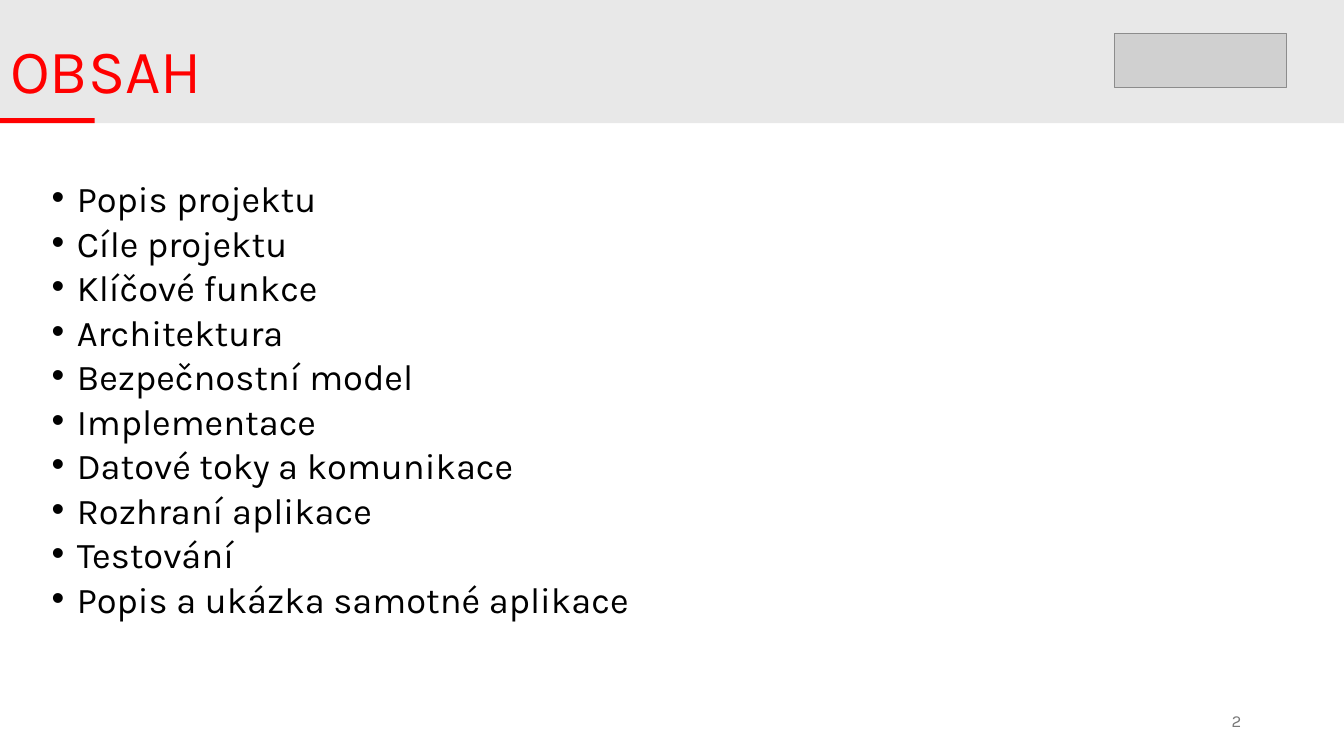
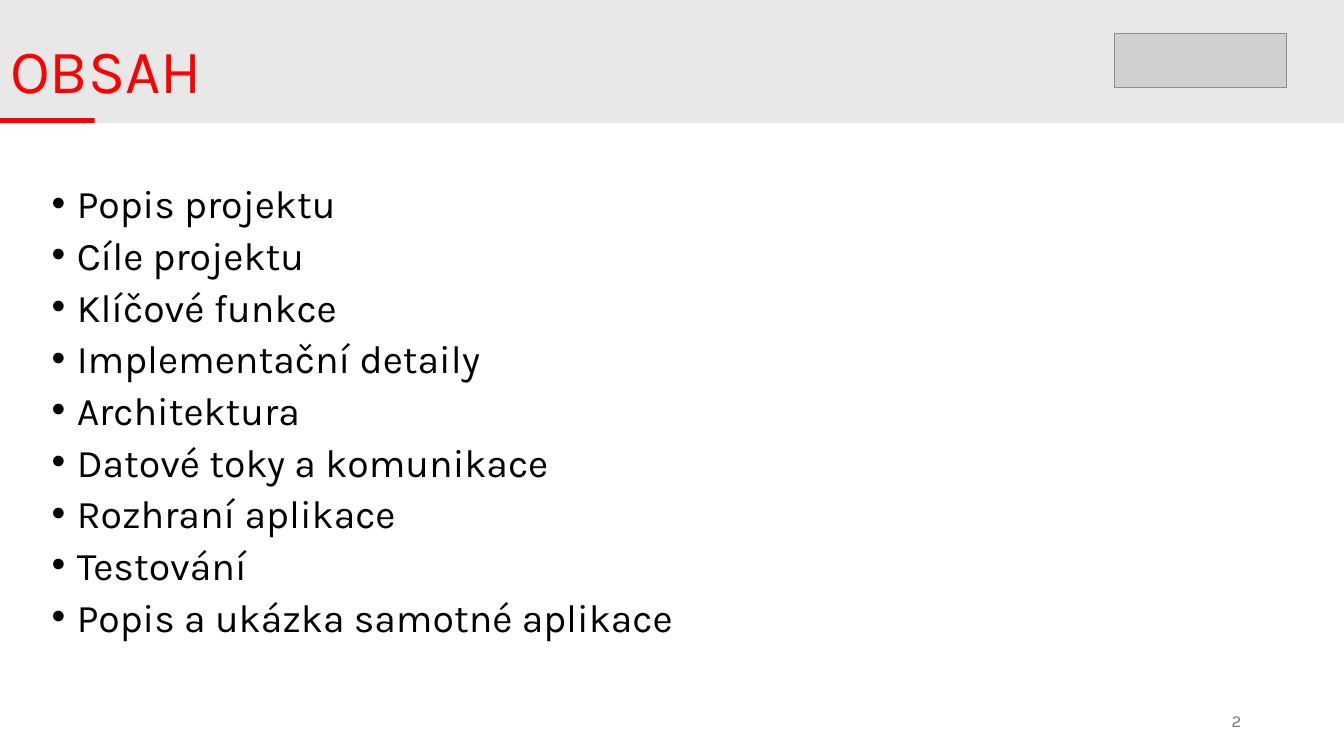
Before and after one commit to DivinityQQ/quantum-resistant-p2p, a slide deck: slide 2 of docs/p2ppost_prezentace.pptx. Drawn at 1344x756 pixels with LibreOffice and Linux fonts; fonts in the diff are those of the drawing; grey boxes stand for pictures. Boxes give left, top, right and bottom in pixels: in the first picture for what was removed or moved away, otherwise in the second. Text is boxed around its words. In the diff, an @@ line names an element or a change of style, - is before the commit and + after.

```diff
--- a/docs/p2ppost_prezentace.pptx
+++ b/docs/p2ppost_prezentace.pptx
@@ text at (77,191,673,642): size 25.9 to 28 pt in "Popis projektu", "Cíle projektu", "Klíčové funkce", "Architektura" and 4 more places; line spacing 0.7 to 0.8 @@
@@ text at (77,343,480,383): paragraph added @@
+• Implementační detaily
@@ text at (77,362,413,444): paragraphs removed @@
-• Bezpečnostní model
-• Implementace
```
Also in this commit, not shown: 2 other slides changed.
